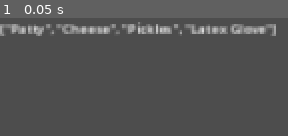
Above: before the commit, frame 1.
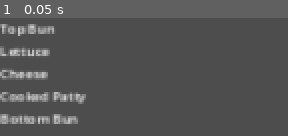
Above: after the commit, the same moment.

Repository: JaymesTMorris/The-Customer-Is-Always-Right
Game: Godot game, scene res://Scenes/burger_order_generator.tscn
The game is run twice, just before and just after one commit, with the same random seed, the same clock (stepped at 60 frames per second) and the same inputs. This scene is started directly instead of the project's main scene.
Inputs:
- Up to frame 1 (0.05 s): no input

The runs differ from the first frame. In frame 1, 11% of the frame differs, in the area x 0-96%, y 3-90%.

Commit message:
Update burger_order_generator.gd

Diff:
--- a/Scripts/burger_order_generator.gd
+++ b/Scripts/burger_order_generator.gd
@@ -1,38 +1,105 @@
 extends Node2D
 
+var burger_ingredients: Array = [
+	["Cooked Patty", "beef_patty.tscn"],
+	["Bottom Bun", "bun_bottom.tscn"],
+	["Top Bun", "bun_top.tscn"],
+	["Cheese", "cheese.tscn"],
+	["Lettuce", "lettuce.tscn"],
+	["Tomato", "tomato.tscn"]
+]
 
-var ingredients : Dictionary = {
-	# ID : Ingredient Name
-	1 : "Patty" ,
-	2 : "Lettuce",
-	3 : "Pickles",
-	4 : "Tomato",
-	5 : "Cheese",
-	6 : "Chicken"
+var bad_burger_ingredients: Array = [
+	["Moldy Bread", "moldy_bread.tscn"],
+	["Poison Ivy", "poison_ivy.tscn"]
+]
 
-}
-var bad_ingredients : Dictionary = {
-	1 : "Moldy bread",
-	2 : "Old Gum",
-	3 : "Latex Glove",
-	4 : "Bones"
-}
+func _ready ():
+	generate_burger_order()
 
-func _ready():
-	$Label.text = str(generate())
+func generate_burger_order(is_good_customer: bool = true):
+	var burger_order = ["Top Bun"] # Burger orders will always have a Top Bun
+	var good_ingredients = generate_good_burger_ingredients() # Returns 0 - 2 good ingredients
+	var bad_ingredients = generate_bad_burger_ingredients() # Returns 1 bad ingredient
 
-func generate():
-	var order : Array = []
-	var ingredient_one = ingredients.get(1)
-	var ingredient_two = ingredients.get(randi_range(1, ingredients.size()))
-	while ingredient_two == ingredient_one:
-		ingredient_two = ingredients.get(randi_range(1, ingredients.size()))
-	var ingredient_three = ingredients.get(randi_range(1, ingredients.size()))
-	while (ingredient_three == ingredient_one) || (ingredient_three == ingredient_two):
-		ingredient_three = ingredients.get(randi_range(1, ingredients.size()))
-	var bad_ingredient = bad_ingredients.get(randi_range(1, bad_ingredients.size()))
-	order.append(ingredient_one)
-	order.append(ingredient_two)
-	order.append(ingredient_three)
-	order.append(bad_ingredient)
-	return(order)
+	burger_order.append_array(good_ingredients)
+	if not is_good_customer:
+		burger_order.append_array(bad_ingredients)
+	burger_order.append("Cooked Patty") # Burger orders will always have a Cooked Patty
+	burger_order.append("Bottom Bun") # Burger orders will always have a Bottom Bun
+
+	print_order(burger_order)
+	return burger_order
+
+func generate_good_burger_ingredients():
+	var good_ingredients = []
+	var current_ingredients_on_burger = 3 # Burgers are always have 2 buns and 1 patty
+
+	while current_ingredients_on_burger < 5:
+		if randi() % 2 == 0: # 50% for burger to have Tomato
+			good_ingredients.append("Tomato")
+			current_ingredients_on_burger += 1
+		if randi() % 2 == 0: # 50% for burger to have Lettuce
+			good_ingredients.append("Lettuce")
+			current_ingredients_on_burger += 1
+		if randi() % 2 == 0: # 50% for burger to have Cheese
+			good_ingredients.append("Cheese")
+			current_ingredients_on_burger += 1
+		if randi() % 2 == 0: # 50% for burger to have Cheese (or extra cheese)
+			good_ingredients.append("Cheese")
+			current_ingredients_on_burger += 1
+		break
+
+	return good_ingredients
+
+func generate_bad_burger_ingredients():
+	var bad_ingredients = []
+
+	# 50% for burger to have Moldy Bread or Poison Ivy
+	if randi() % 2 == 0:
+		bad_ingredients.append("Moldy Bread")
+	else:
+		bad_ingredients.append("Poison Ivy")
+
+	return bad_ingredients
+
+func print_order(order):
+	for i in order.size():
+		$Label.text += order[i]
+		$Label.text += "\n"
+
+#var ingredients : Dictionary = {
+	## ID : Ingredient Name
+	#1 : "Patty" ,
+	#2 : "Lettuce",
+	#3 : "Pickles",
+	#4 : "Tomato",
+	#5 : "Cheese",
+	#6 : "Chicken"
+	#
+#}
+#var bad_ingredients : Dictionary = {
+	#1 : "Moldy bread",
+	#2 : "Old Gum",
+	#3 : "Latex Glove",
+	#4 : "Bones"
+#}
+#
+#func _ready():
+	#$Label.text = str(generate())
+#
+#func generate():
+	#var order : Array = []
+	#var ingredient_one = ingredients.get(1)
+	#var ingredient_two = ingredients.get(randi_range(1, ingredients.size()))
+	#while ingredient_two == ingredient_one:
+		#ingredient_two = ingredients.get(randi_range(1, ingredients.size()))
+	#var ingredient_three = ingredients.get(randi_range(1, ingredients.size()))
+	#while (ingredient_three == ingredient_one) || (ingredient_three == ingredient_two):
+		#ingredient_three = ingredients.get(randi_range(1, ingredients.size()))
+	#var bad_ingredient = bad_ingredients.get(randi_range(1, bad_ingredients.size()))
+	#order.append(ingredient_one)
+	#order.append(ingredient_two)
+	#order.append(ingredient_three)
+	#order.append(bad_ingredient)
+	#return(order)
--- a/Scripts/food.gd
+++ b/Scripts/food.gd
@@ -37,7 +37,7 @@
 		queue_free()
 		return
 	elif is_plated_child:
-		if hovered_item_slot.items_in_slot.size() != 0: # Will never be empty. Calling this to ensure nodes are properly loaded to not throw an error.
+		if hovered_item_slot.items_in_slot.size() != 0:
 			var plated_parent = hovered_item_slot.items_in_slot[0]
 			hovered_item_slot.items_in_slot = []
 			plated_parent.queue_free()
